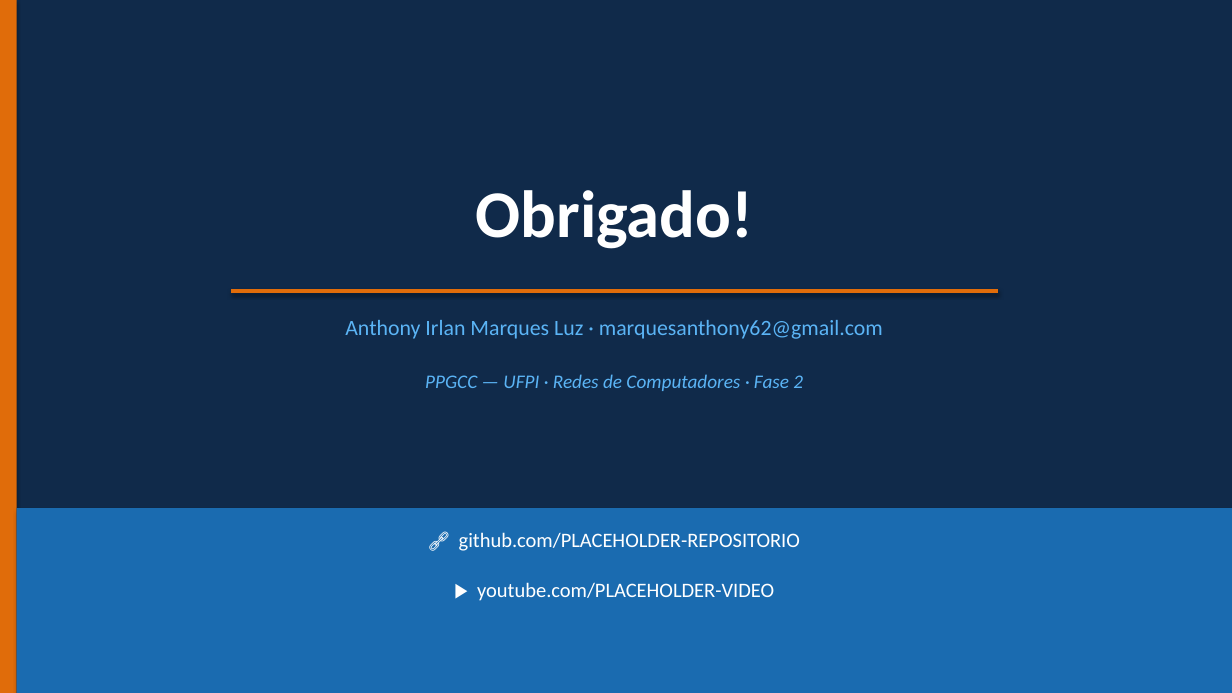
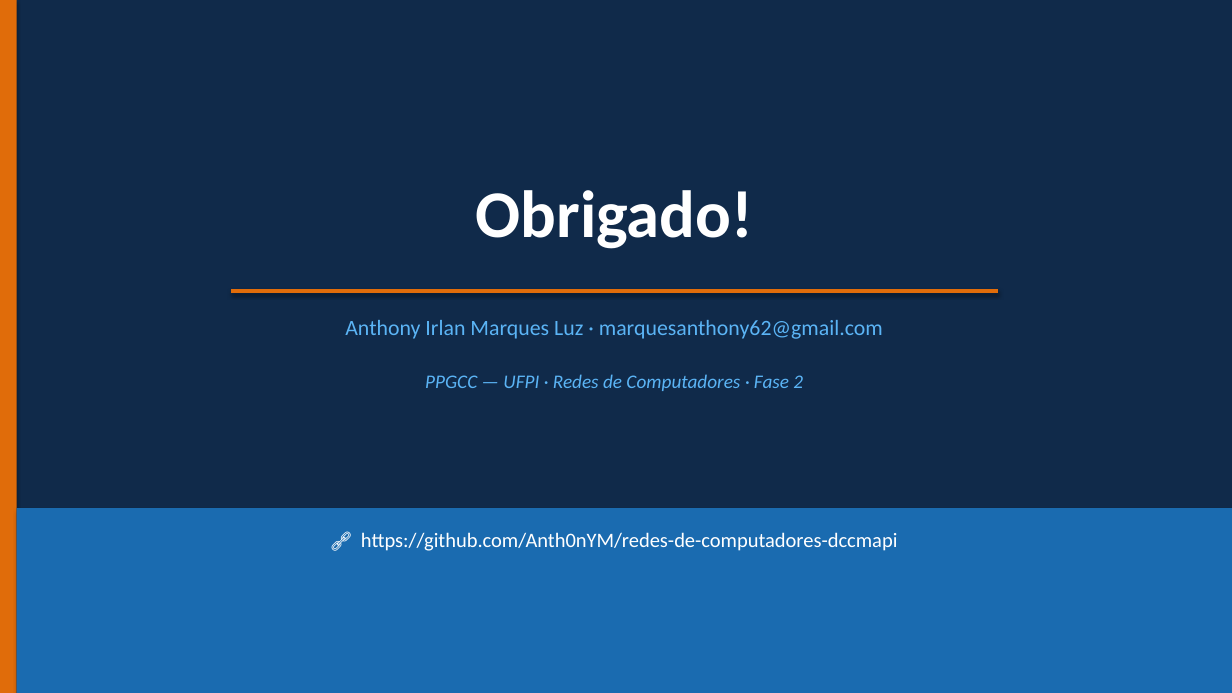
Before and after one commit to Anth0nYM/redes-de-computadores-dccmapi, a slide deck: slide 37 of paper/fase2_slides.pptx (slide 36 before the commit). Drawn at 1232x693 pixels with LibreOffice and Linux fonts; fonts in the diff are those of the drawing. Boxes give left, top, right and bottom in pixels: in the first picture for what was removed or moved away, otherwise in the second. Text is boxed around its words. In the diff, an @@ line names an element or a change of style, - is before the commit and + after.

```diff
--- a/paper/fase2_slides.pptx
+++ b/paper/fase2_slides.pptx
@@ text at (361, 532, 897, 551): text changed @@
-🔗 github.com/PLACEHOLDER-REPOSITORIO
+🔗 https://github.com/Anth0nYM/redes-de-computadores-dccmapi
@@ text removed at (477, 582, 774, 601) @@
-▶ youtube.com/PLACEHOLDER-VIDEO
```
Also in this commit, not shown: 11 other slides changed, 1 slide added, 3 other files.
